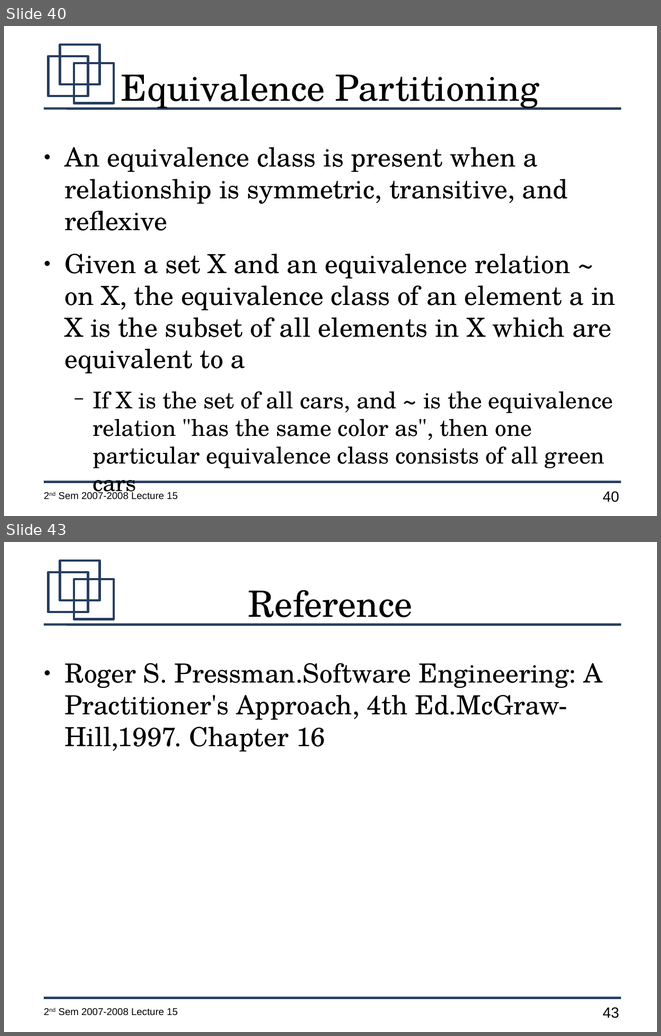
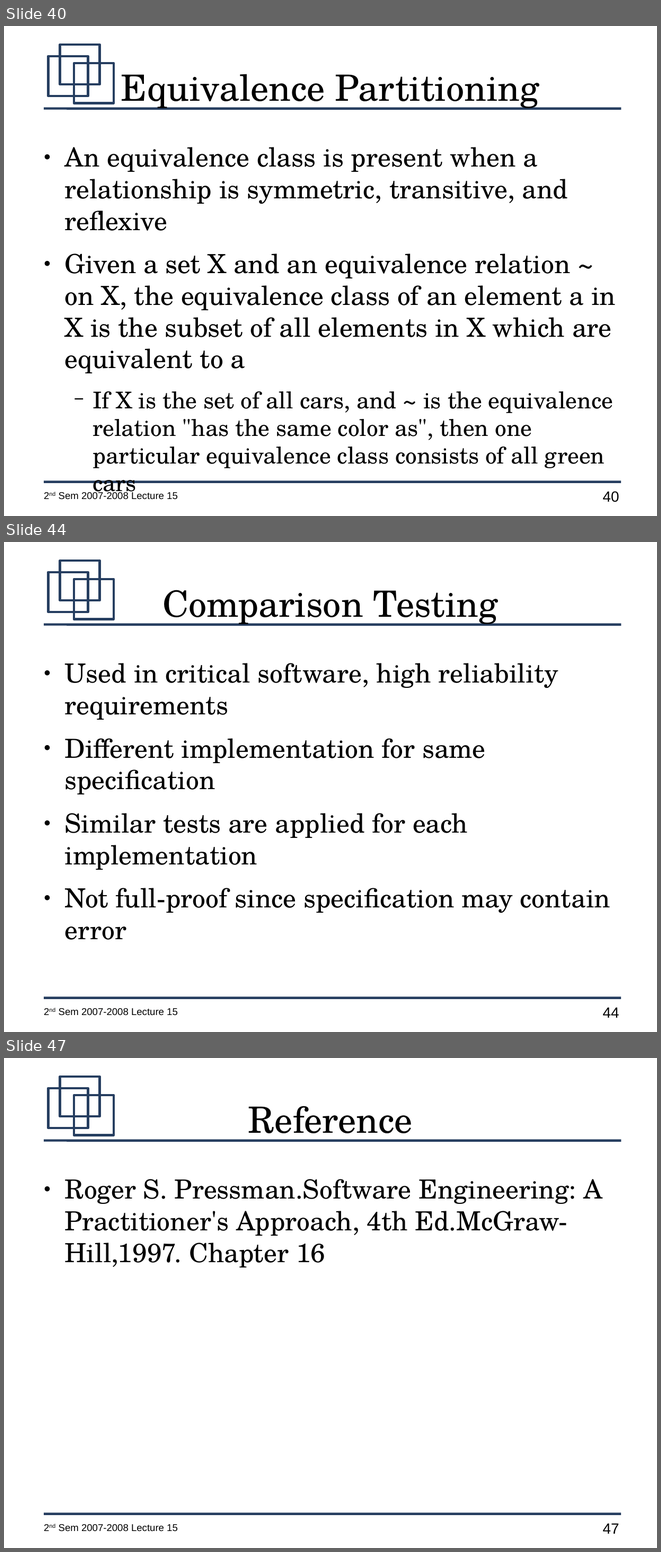
Before and after one commit to jachermocilla/jach-homepage, a slide deck: CMSC128-2nd-Sem-2007-L15.odp. Shown one above the other, each under a label of ours: slides 40 and 43 before the commit, slides 40, 44 and 47 after it; the slides between them are not shown. The pictures are 661x1036 and 661x1552 pixels, drawn with LibreOffice and Linux fonts; fonts in the diff are those of the drawing. Boxes give left, top, right and bottom in pixels: in the first picture for what was removed or moved away, otherwise in the second. Text is boxed around its words. In the diff, an @@ line names an element or a change of style, - is before the commit and + after.

```diff
--- a/CMSC128-2nd-Sem-2007-L15.odp
+++ b/CMSC128-2nd-Sem-2007-L15.odp
@@ slide 44 added at (4, 542, 657, 1032), background #FFFFFF; not listed: 7 template elements that a slide beside it also shows @@
@@ title added at (162, 590, 498, 626), 44 pt, text #000000 @@
+Comparison Testing
@@ text added at (64, 663, 610, 940), 32 pt, text #000000 @@
+● Used in critical software, high reliability requirements
+● Different implementation for same specification
+● Similar tests are applied for each implementation
+● Not full-proof since specification may contain error
@@ what was slide 43 is now slide 47 @@
@@ page number at (603, 1523, 619, 1533): text changed @@
-43
+47
```
Also in this commit, not shown: 2 slides changed, 4 other slides added, 1 slide removed.
